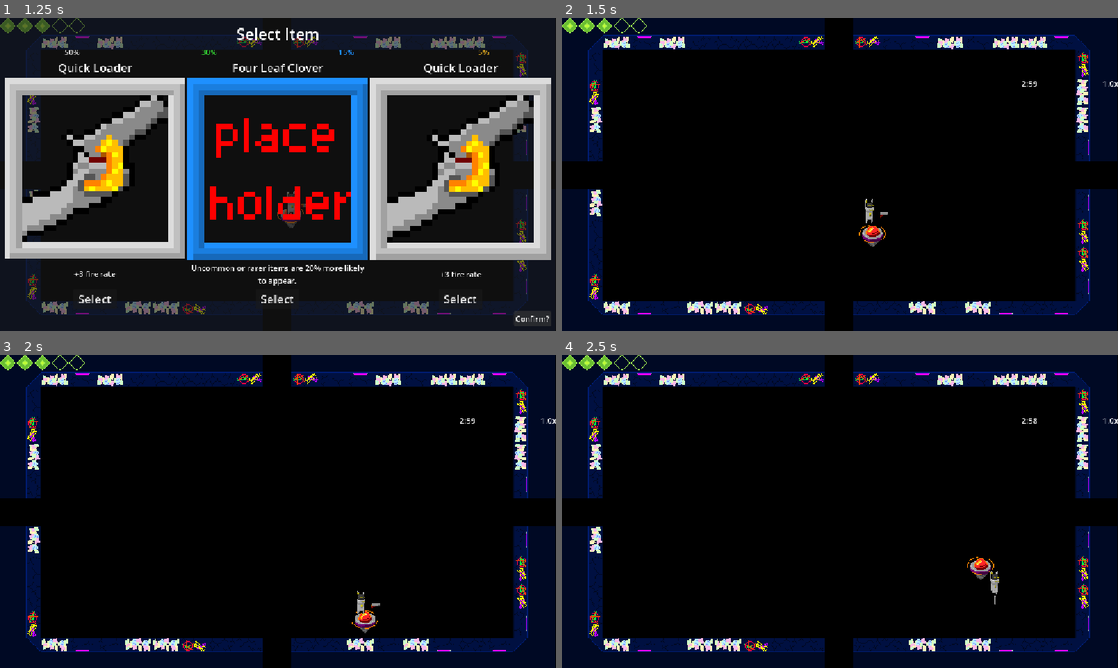
Above: before the commit, frames 1-4 (two rows, left to right).
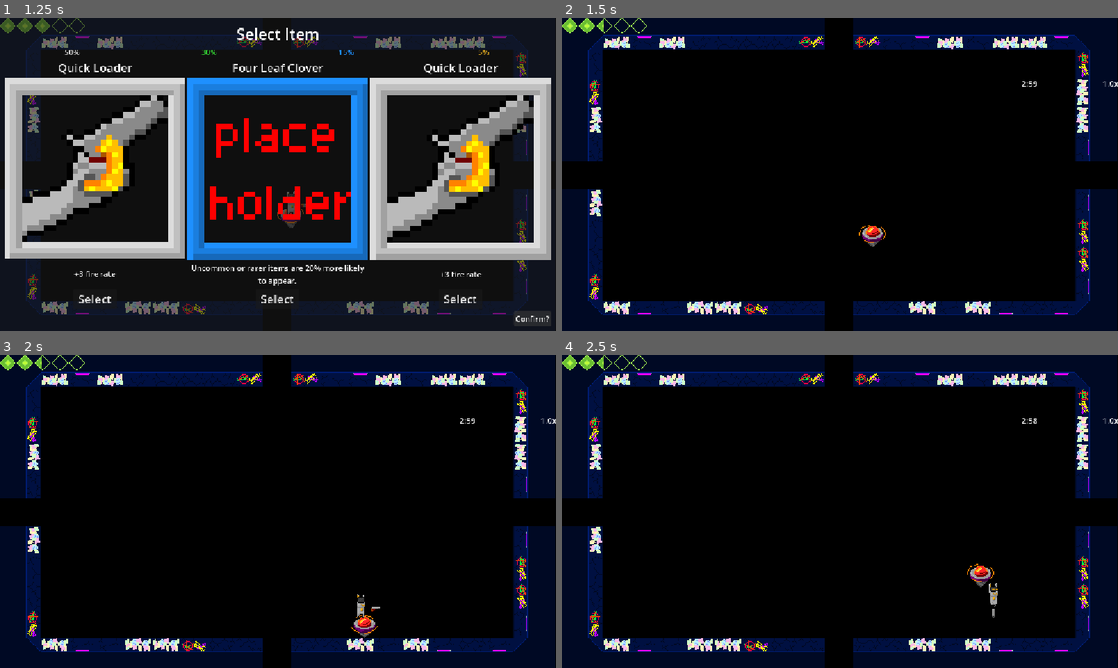
Above: after the commit, the same moments.

Repository: LitaDev-nsfw/Vector
Game: Godot game, scene res://Scenes/game.tscn
The game is run twice, just before and just after one commit, with the same random seed, the same clock (stepped at 60 frames per second) and the same inputs.
Inputs (mouse positions are in pixels of both pictures, inside the frame that each line leads up to):
- Up to frame 1 (1.25 s): click "Skip" at 0.5 s
- Up to frame 2 (1.5 s): click "Confirm?" at 1.25 s
- Up to frame 3 (2 s): no input
- Up to frame 4 (2.5 s): move the mouse to (962, 495) at 2.02 s; hold D (move_right) from 2.03 s (still down); tap Down (aim_down) at 2.1 s

Frame 1 is identical in both runs. In frame 2, 0.1% of the frame differs, in the area x 7-59%, y 0-66%; in frame 3, 0.4%; in frame 4, 0.5%, in the area x 7-79%, y 0-84%.

Commit message:
Contact Damage and Damage Flicker

Diff:
--- a/Data/Scripts/enemy.gd
+++ b/Data/Scripts/enemy.gd
@@ -68,6 +68,7 @@
 @onready var animation_player: AnimationPlayer = find_child("AnimationPlayer")
 @onready var weapon_sprite_container: Node2D = find_child("WeaponSpriteContainer")
 
+
 const BASE_FIRE_DELAY = 5.0
 
 signal enemy_died(enemy: Enemy)
@@ -287,3 +288,7 @@
 		shader_material.set_shader_parameter("outline_width", 0.0)
 		grant_combo_on_death -= 1.0
 		flags.erase("CONTRACT")
+
+
+func _on_hurtbox_body_entered(body: Player) -> void:
+	body.take_damage()
--- a/Data/Scripts/player.gd
+++ b/Data/Scripts/player.gd
@@ -107,6 +107,7 @@
 const GROUND_ACCELERATION = 10000000
 const BASE_INVULN_TIME = 1.0
 const DOUBLE_SHOT_SPREAD = 5.0
+const FLASH_RATE = 6
 
 signal health_changed(new_health: int)
 
@@ -208,6 +209,9 @@
 	health -= roundi(life_to_lose)
 	current_combo_life -= get_attribute(Attributes.DAMAGE_COMBO_METER_LOSS)
 	invuln_timer.start(BASE_INVULN_TIME+invuln_time_modifier)
+	var tween = create_tween()
+	tween.tween_method(_flash,0,FLASH_RATE*BASE_INVULN_TIME+invuln_time_modifier,BASE_INVULN_TIME+invuln_time_modifier)
+	tween.tween_property(self,"visible",true,0)
 
 func reset_current_combo_life():
 	current_combo_life = get_current_combo_life()
@@ -221,6 +225,13 @@
 		return 10
 	else:
 		return 15
+
+func _flash(interval: float):
+	var do_flash = floori(interval) % 2
+	if do_flash:
+		visible = false
+	else:
+		visible = true
 
 func _ready():
 	E.acquire_token.connect(_on_acquire_token)
--- a/Scenes/Enemies/wanderer.tscn
+++ b/Scenes/Enemies/wanderer.tscn
@@ -174,6 +174,10 @@
 "name": &"shoot_up",
 "speed": 5.0
 }]
+
+[sub_resource type="CapsuleShape2D" id="CapsuleShape2D_73xea"]
+radius = 6.0
+height = 22.0
 
 [node name="Wanderer" unique_id=1631603036 node_paths=PackedStringArray("optional_weapon_sprite") instance=ExtResource("1_gm1gg")]
 sprite_frames = ExtResource("4_73xea")
@@ -226,3 +230,9 @@
 sprite_frames = SubResource("SpriteFrames_pgn2e")
 animation = &"shoot_up"
 offset = Vector2(0, -16)
+
+[node name="Hurtbox" parent="." index="9" unique_id=1287101152]
+position = Vector2(0, -14)
+
+[node name="CollisionShape2D" type="CollisionShape2D" parent="Hurtbox" index="0" unique_id=1552359829]
+shape = SubResource("CapsuleShape2D_73xea")
--- a/Scenes/enemy.tscn
+++ b/Scenes/enemy.tscn
@@ -238,3 +238,9 @@
 [node name="OptionalWeaponSprite" type="AnimatedSprite2D" parent="WeaponSpriteContainer" unique_id=1720919820]
 sprite_frames = ExtResource("6_ghaa6")
 animation = &"shoot_down"
+
+[node name="Hurtbox" type="Area2D" parent="." unique_id=1287101152]
+collision_layer = 0
+collision_mask = 2
+
+[connection signal="body_entered" from="Hurtbox" to="." method="_on_hurtbox_body_entered"]
--- a/Scenes/spinner.tscn
+++ b/Scenes/spinner.tscn
@@ -3,6 +3,12 @@
 [ext_resource type="PackedScene" uid="uid://du3qu1tudrtpa" path="res://Scenes/enemy.tscn" id="1_dgelw"]
 [ext_resource type="Script" uid="uid://77hmmqjw7u6l" path="res://Data/Scripts/States/Enemy States/idle_bounce.gd" id="2_8e35x"]
 [ext_resource type="SpriteFrames" uid="uid://bll2vcsn2ndjd" path="res://Assets/Resources/SpriteFrames/spinner.tres" id="2_as4v6"]
+
+[sub_resource type="CircleShape2D" id="CircleShape2D_8e35x"]
+radius = 8.0
+
+[sub_resource type="CircleShape2D" id="CircleShape2D_as4v6"]
+radius = 9.0
 
 [node name="Spinner" unique_id=1631603036 instance=ExtResource("1_dgelw")]
 collision_mask = 32
@@ -20,8 +26,15 @@
 
 [node name="CollisionShape2D" parent="." index="4" unique_id=1759336711]
 position = Vector2(0, 3)
+shape = SubResource("CircleShape2D_8e35x")
 
 [node name="Sprite" parent="." index="5" unique_id=1151198309]
 sprite_frames = ExtResource("2_as4v6")
 animation = &"idle"
 autoplay = ""
+
+[node name="Hurtbox" parent="." index="9" unique_id=1287101152]
+position = Vector2(0, 3)
+
+[node name="CollisionShape2D" type="CollisionShape2D" parent="Hurtbox" index="0" unique_id=858348338]
+shape = SubResource("CircleShape2D_as4v6")
